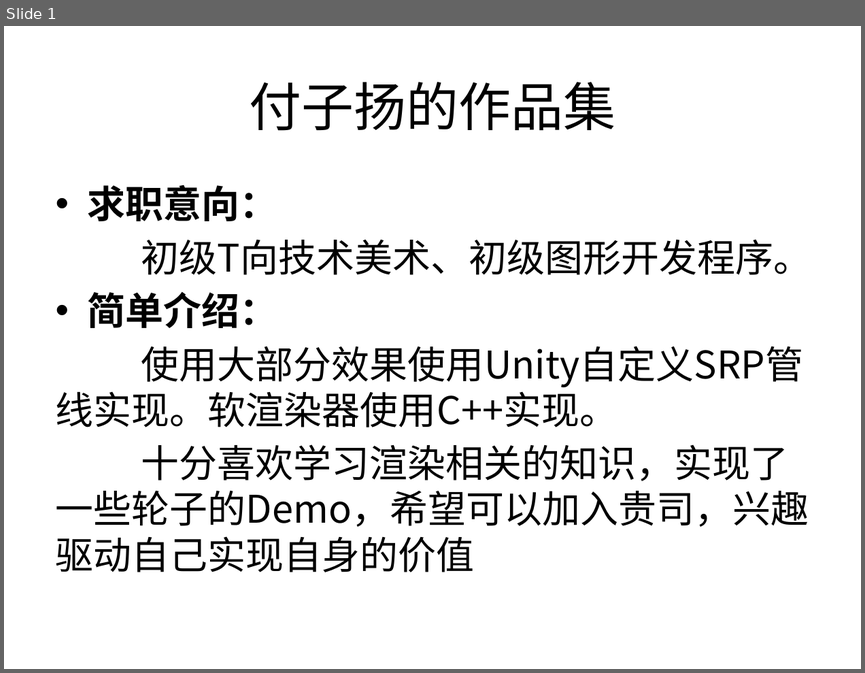
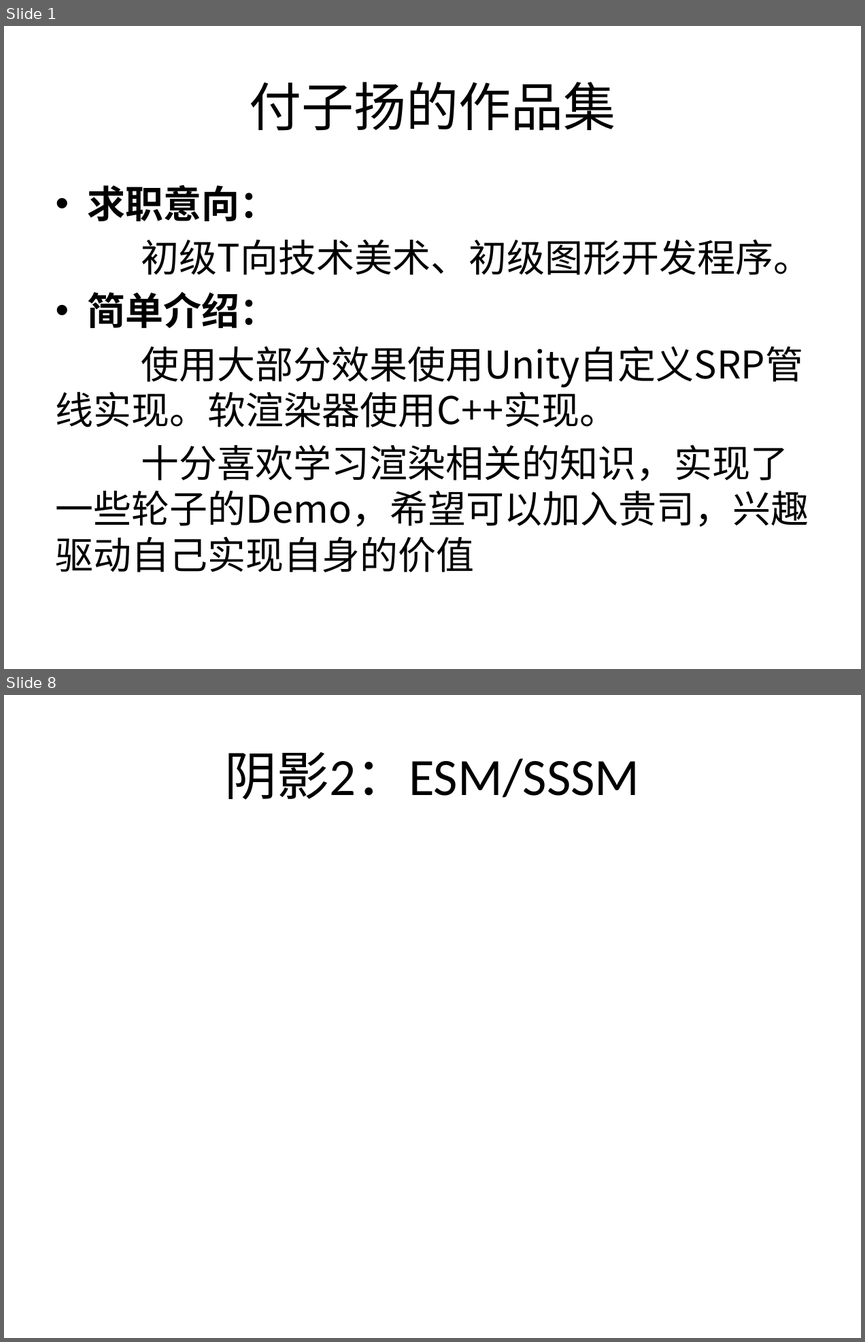
Before and after one commit to w199753/SoftRender, a slide deck: study/作品展示集.pptx. Shown one above the other, each under a label of ours: slide 1 before the commit, slides 1 and 8 after it; the slides between them are not shown. The pictures are 865x673 and 865x1342 pixels, drawn with LibreOffice and Linux fonts; fonts in the diff are those of the drawing. Boxes give left, top, right and bottom in pixels: in the first picture for what was removed or moved away, otherwise in the second. Text is boxed around its words. In the diff, an @@ line names an element or a change of style, - is before the commit and + after.

```diff
--- a/study/作品展示集.pptx
+++ b/study/作品展示集.pptx
@@ slide 8 added at [4, 695, 861, 1338], background #FFFFFF @@
@@ title added at [225, 752, 640, 800], 44 pt, text #000000 @@
+阴影2：ESM/SSSM
```
Also in this commit, not shown: 9 other slides added, 3 other files.
